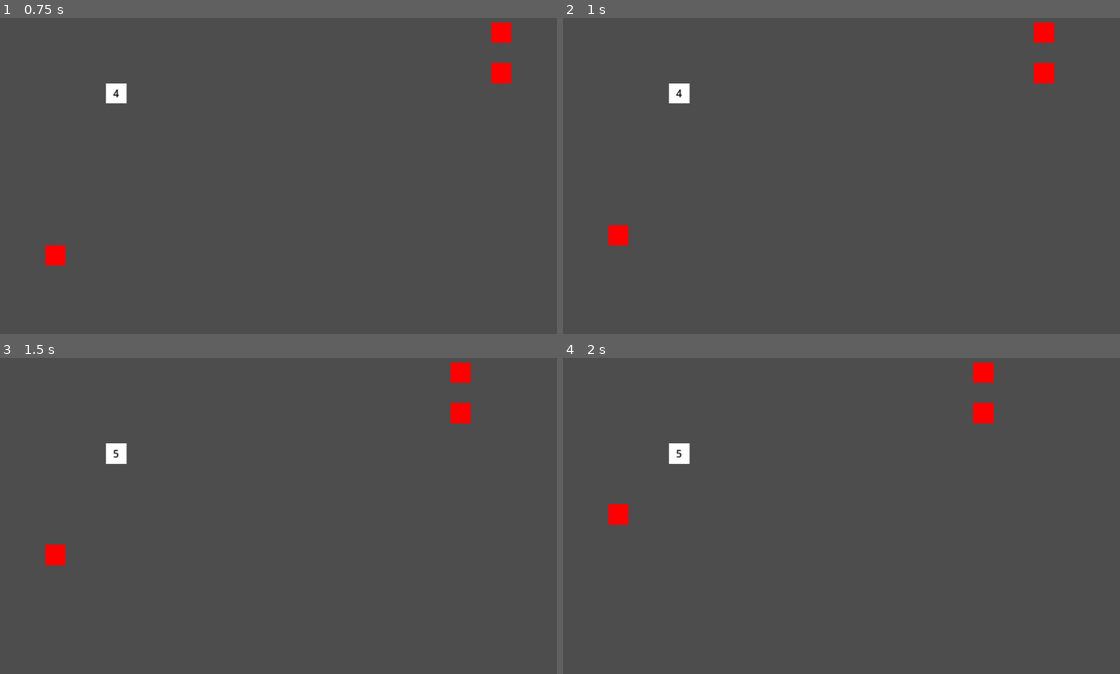
Above: before the commit, frames 1-4 (two rows, left to right).
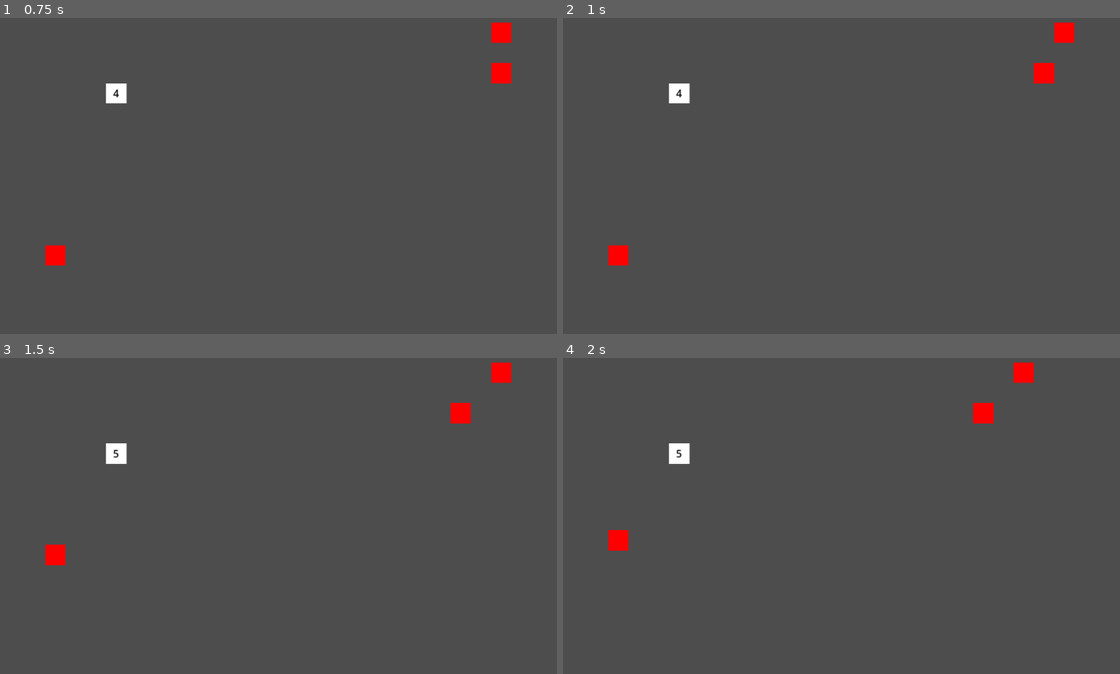
Above: after the commit, the same moments.

Repository: AndreMoukarzel/GMTK-GameJam2022
Game: Godot game, scene res://game_level.tscn
Two runs of this game, one before a commit and one after it. Both use one fixed random seed, a clock stepped at 60 frames per second and the inputs below.
Inputs:
- Up to frame 1 (0.75 s): tap Enter at 0.5 s; hold Right (ui_right) from 0.53 s (still down)
- Up to frame 2 (1 s): keep holding Right (ui_right)
- Up to frame 3 (1.5 s): release Right (ui_right) at 1.28 s; hold Down (ui_down) from 1.28 s (still down)
- Up to frame 4 (2 s): keep holding Down (ui_down)

Frame 1 is identical in both runs. In frame 2, 1.0% of the frame differs, in the area x 8-92%, y 1-79%; in frame 3, 0.5%; in frame 4, 1.0%, in the area x 8-85%, y 1-61%.

Commit message:
Fix crash when killing enemy with fire

Diff:
--- a/game_level.gd
+++ b/game_level.gd
@@ -34,11 +34,32 @@
 		$Enemies.add_child(enemy_inst)
 
 
+func get_enemies():
+	var enemies = []
+	for child in $Enemies.get_children():
+		enemies.append(child)
+	return enemies
+
+
+func get_closest_enemy(pos: Vector2i) -> Node2D:
+	var enemies = get_enemies()
+	if len(enemies) == 0:
+		return null
+	var closest = enemies[0]
+	for en in enemies:
+		if Vector2(pos).distance_to(en.current_pos) < Vector2(pos).distance_to(closest.current_pos):
+			closest = en
+
+	return closest
+
 func next_turn() -> void:
 	$EnemyActionDelay.start()
 	await $EnemyActionDelay.timeout
 	for child in $Enemies.get_children():
-		child.act(Player.target_pos)
+		if is_instance_valid(child):
+			child.act(Player.target_pos)
+			$EnemyActionDelay.start()
+			await $EnemyActionDelay.timeout
 
 	if $Enemies.get_child_count() == 0:
 		spawn_enemies()
